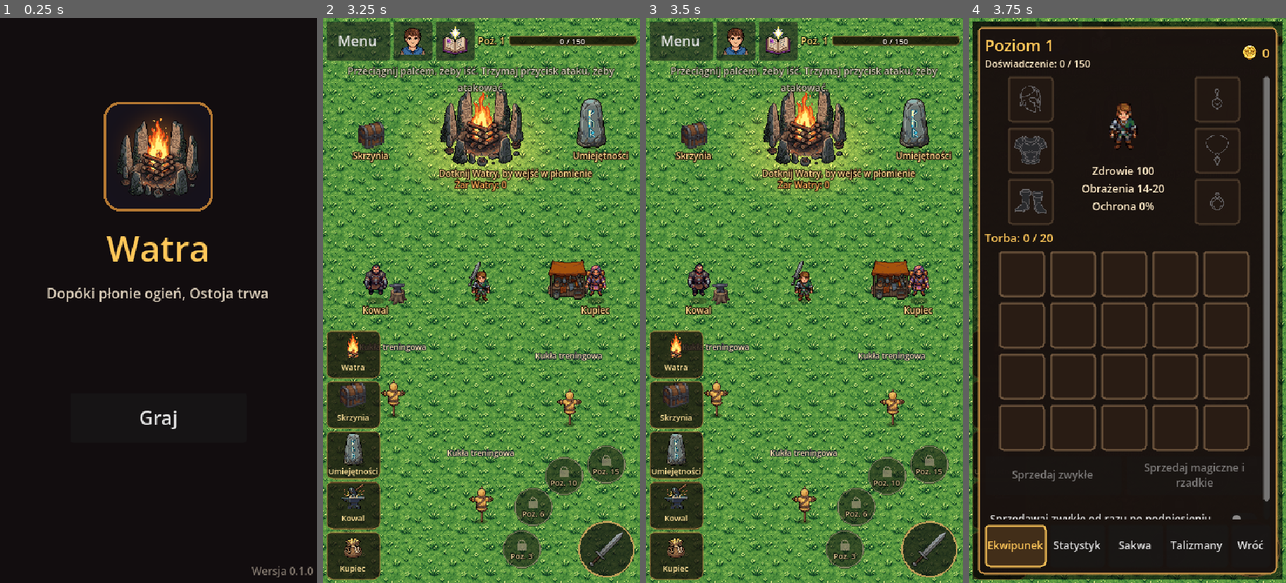
Above: before the commit, frames 1-4 (left to right).
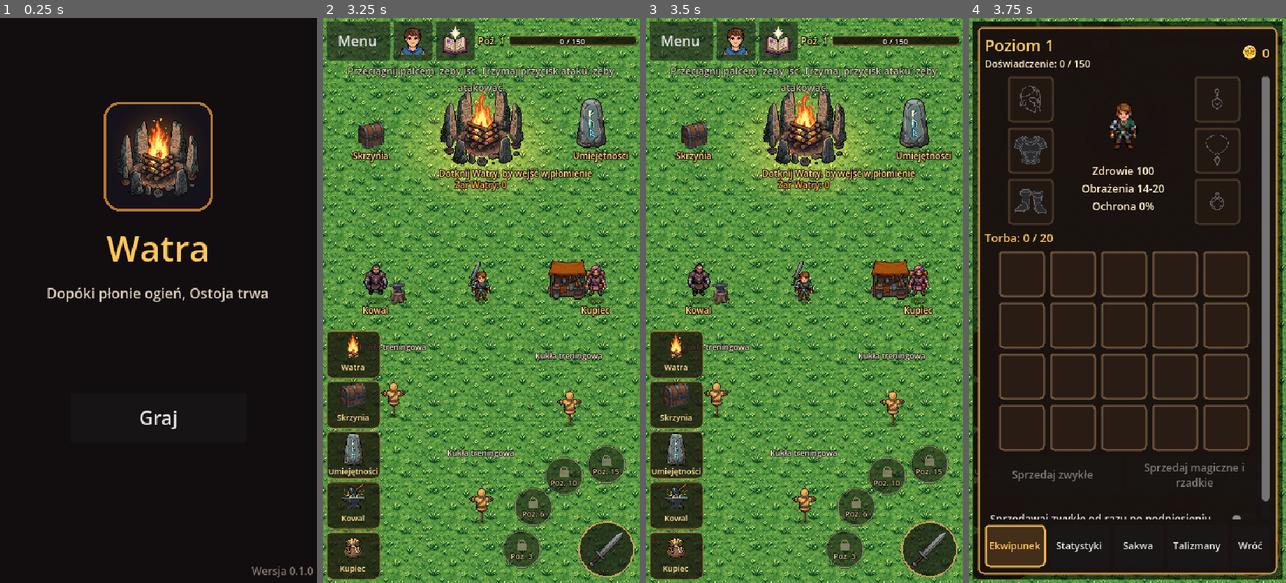
Above: after the commit, the same moments.

Repository: slota145/Watra-Mobile
Game: Godot game, scene res://scenes/main_menu.tscn
Same seed, same stepped clock (60 frames per second), same inputs: the game is played once before the commit and once after it. Sound files missing from this copy of the repository are replaced by a short silence.
Inputs (mouse positions are in pixels of both pictures, inside the frame that each line leads up to):
- Up to frame 1 (0.25 s): no input
- Up to frame 2 (3.25 s): click "Graj" at 0.5 s; click (481, 131) at 1.27 s; type "12" at 1.35 s; click "Graj" at 2 s; click "Nowa postać" at 2.75 s
- Up to frame 3 (3.5 s): no input
- Up to frame 4 (3.75 s): click (1057, 40) at 3.5 s

Frames 1-3 are identical in both runs. In frame 4, 1.3% of the frame differs, in the area x 6-95%, y 10-98%.

Commit message:
Przewijanie palcem po całych listach (wiersze i przyciski), szerszy pasek przewijania; okno talizmanów i aur mieści się w ekranie
Co-Authored-By: Claude Opus 5.5 <noreply@anthropic.com>
Claude-Session: https://claude.ai/code/session_01Ves32DHKtmwChMvFjsCDzM

Diff:
--- a/scripts/ui/base_window.gd
+++ b/scripts/ui/base_window.gd
@@ -60,6 +60,7 @@
 	head.add_child(currency_icon)
 	currency_label = label(head, "0", 15, GOLD)
 	scroll = ScrollContainer.new()
+	TouchUi.drag_scroll(scroll)  # przewijanie palcem po wierszach i przyciskach
 	scroll.size_flags_vertical = Control.SIZE_EXPAND_FILL
 	scroll.horizontal_scroll_mode = ScrollContainer.SCROLL_MODE_DISABLED
 	column.add_child(scroll)
--- a/scripts/ui/character_select.gd
+++ b/scripts/ui/character_select.gd
@@ -46,6 +46,7 @@
 	add_child(column)
 	column.add_child(_label(tr("Wybierz postać"), 24, GOLD))
 	var scroll := ScrollContainer.new()
+	TouchUi.drag_scroll(scroll)  # przewijanie palcem po wierszach i przyciskach
 	scroll.size_flags_vertical = Control.SIZE_EXPAND_FILL
 	scroll.horizontal_scroll_mode = ScrollContainer.SCROLL_MODE_DISABLED
 	column.add_child(scroll)
--- a/scripts/ui/dev_window.gd
+++ b/scripts/ui/dev_window.gd
@@ -69,6 +69,7 @@
 	panel.add_theme_stylebox_override("panel", style)
 	center.add_child(panel)
 	_scroll = ScrollContainer.new()
+	TouchUi.drag_scroll(_scroll)  # przewijanie palcem po wierszach i przyciskach
 	_scroll.horizontal_scroll_mode = ScrollContainer.SCROLL_MODE_DISABLED
 	panel.add_child(_scroll)
 	var margin := MarginContainer.new()  # miejsce na pasek przewijania z prawej
--- a/scripts/ui/gem_picker.gd
+++ b/scripts/ui/gem_picker.gd
@@ -77,6 +77,7 @@
 	title_label = _label(col, "", 16, GOLD, true)  # zawijane - długa nazwa nie rozpycha okna poza ekran
 	sub_label = _label(col, "", 11, DIM, true)
 	scroll = ScrollContainer.new()
+	TouchUi.drag_scroll(scroll)  # przewijanie palcem po wierszach i przyciskach
 	scroll.horizontal_scroll_mode = ScrollContainer.SCROLL_MODE_DISABLED
 	col.add_child(scroll)
 	list = VBoxContainer.new()
--- a/scripts/ui/hero_stats.gd
+++ b/scripts/ui/hero_stats.gd
@@ -163,6 +163,7 @@
 	_scroll.horizontal_scroll_mode = ScrollContainer.SCROLL_MODE_DISABLED
 	_scroll.size_flags_vertical = Control.SIZE_EXPAND_FILL
 	_column.add_child(_scroll)
+	TouchUi.drag_scroll(_scroll)  # przewijanie palcem po wierszach i przyciskach
 	var pages := VBoxContainer.new()
 	pages.size_flags_horizontal = Control.SIZE_EXPAND_FILL
 	_scroll.add_child(pages)
@@ -296,13 +297,13 @@
 	_column.add_child(tabs)
 	for t in TABS:
 		var b := _detail_button(tabs, tr(TAB_NAMES[t]))
-		b.add_theme_font_size_override("font_size", 12)
-		b.size_flags_stretch_ratio = 1.15 if t == "equip" or t == "talismans" else 1.0  # dłuższe nazwy
+		b.add_theme_font_size_override("font_size", 11)
+		b.size_flags_stretch_ratio = 1.2 if t == "equip" or t == "talismans" or t == "stats" else 1.0  # dłuższe nazwy
 		b.pressed.connect(set_tab.bind(t))
 		tab_buttons[t] = b
 	back_button = _detail_button(tabs, tr("Wróć"))
-	back_button.add_theme_font_size_override("font_size", 12)
-	back_button.size_flags_stretch_ratio = 0.7
+	back_button.add_theme_font_size_override("font_size", 11)
+	back_button.size_flags_stretch_ratio = 0.75
 	back_button.pressed.connect(close)
 	_make_detail()
 	picker = GemPicker.new()
@@ -725,19 +726,21 @@
 		icon.texture = Talismans.icon_of(id)
 		icon.expand_mode = TextureRect.EXPAND_IGNORE_SIZE
 		icon.stretch_mode = TextureRect.STRETCH_KEEP_ASPECT_CENTERED
-		icon.custom_minimum_size = Vector2(40, 40)
+		icon.custom_minimum_size = Vector2(34, 34)
 		icon.size_flags_vertical = Control.SIZE_SHRINK_CENTER
 		row.add_child(icon)
 		var col := VBoxContainer.new()
 		col.size_flags_horizontal = Control.SIZE_EXPAND_FILL
 		col.add_theme_constant_override("separation", 1)
 		row.add_child(col)
-		_label(col, tr("%s, poz. %d/%d") % [Talismans.name_of(id), lvl, Talismans.MAX_LEVEL], 14, Talismans.color_of(id))
+		var title := _label(col, tr("%s %d/%d") % [Talismans.name_of(id), lvl, Talismans.MAX_LEVEL], 13,
+				Talismans.color_of(id))
+		title.autowrap_mode = TextServer.AUTOWRAP_WORD_SMART  # długa nazwa z 10/10 rozpychała okno (zgłoszenie 20.11.2026)
 		var desc := _label(col, Talismans.effect_text(id, lvl), 11, TEXT)
 		desc.autowrap_mode = TextServer.AUTOWRAP_WORD_SMART
 		var b := Button.new()
 		b.text = tr("Zdejmij") if worn else tr("Załóż")
-		b.custom_minimum_size = Vector2(76, 44)
+		b.custom_minimum_size = Vector2(70, 44)
 		b.size_flags_vertical = Control.SIZE_SHRINK_CENTER
 		b.add_theme_font_size_override("font_size", 13)
 		if worn:
--- a/scripts/ui/pause_menu.gd
+++ b/scripts/ui/pause_menu.gd
@@ -63,6 +63,7 @@
 	panel.add_theme_stylebox_override("panel", style)
 	center.add_child(panel)
 	_scroll = ScrollContainer.new()
+	TouchUi.drag_scroll(_scroll)  # przewijanie palcem po wierszach i przyciskach
 	_scroll.horizontal_scroll_mode = ScrollContainer.SCROLL_MODE_DISABLED
 	panel.add_child(_scroll)
 	var column := VBoxContainer.new()
--- a/scripts/ui/run_result.gd
+++ b/scripts/ui/run_result.gd
@@ -48,6 +48,7 @@
 	# podsumowanie przewija się i zawija linie - długie „Odblokowano: …” nie wychodzą poza ekran (zgłoszenie autora
 	# 17.11.2026), a przyciski zostają na dole
 	var scroll := ScrollContainer.new()
+	TouchUi.drag_scroll(scroll)  # przewijanie palcem po wierszach i przyciskach
 	scroll.size_flags_vertical = Control.SIZE_EXPAND_FILL
 	scroll.horizontal_scroll_mode = ScrollContainer.SCROLL_MODE_DISABLED
 	column.add_child(scroll)
--- a/scripts/ui/skills_window.gd
+++ b/scripts/ui/skills_window.gd
@@ -156,6 +156,7 @@
 	tab_auras.custom_minimum_size.y = 44
 	tab_auras.pressed.connect(set_aura_mode)
 	var scroll := ScrollContainer.new()
+	TouchUi.drag_scroll(scroll)  # przewijanie palcem po wierszach i przyciskach
 	skill_scroll = scroll
 	scroll.horizontal_scroll_mode = ScrollContainer.SCROLL_MODE_DISABLED
 	scroll.size_flags_vertical = Control.SIZE_EXPAND_FILL
@@ -167,6 +168,7 @@
 	for i in Skills.ORDER.size():
 		_make_row(list, i)
 	aura_scroll = ScrollContainer.new()
+	TouchUi.drag_scroll(aura_scroll)  # przewijanie palcem po wierszach i przyciskach
 	aura_scroll.horizontal_scroll_mode = ScrollContainer.SCROLL_MODE_DISABLED
 	aura_scroll.size_flags_vertical = Control.SIZE_EXPAND_FILL
 	aura_scroll.visible = false
@@ -321,6 +323,7 @@
 		cap.custom_minimum_size = Vector2(58, 24)
 		socket_labels.append(cap)
 	var scroll := ScrollContainer.new()
+	TouchUi.drag_scroll(scroll)  # przewijanie palcem po wierszach i przyciskach
 	scroll.vertical_scroll_mode = ScrollContainer.SCROLL_MODE_DISABLED
 	scroll.custom_minimum_size = Vector2(0, 52)
 	gems_box.add_child(scroll)
@@ -693,8 +696,9 @@
 		col.size_flags_horizontal = Control.SIZE_EXPAND_FILL
 		col.add_theme_constant_override("separation", 1)
 		row.add_child(col)
-		var title := tr("%s, poz. %d/%d") % [Auras.name_of(id), lvl, Auras.MAX_LEVEL] if lvl > 0 else Auras.name_of(id)
-		_label(col, title, 14, Auras.color_of(id) if lvl > 0 else DIM)
+		var title := tr("%s %d/%d") % [Auras.name_of(id), lvl, Auras.MAX_LEVEL] if lvl > 0 else Auras.name_of(id)
+		var title_label := _label(col, title, 13, Auras.color_of(id) if lvl > 0 else DIM)
+		title_label.autowrap_mode = TextServer.AUTOWRAP_WORD_SMART  # długa nazwa z 10/10 nie rozpycha okna
 		_label(col, Auras.cost_text(id, maxi(lvl, 1), cut), 11, BLUE)
 		var desc := _label(col, Auras.effect_text(id, maxi(lvl, 1)), 11, TEXT if lvl > 0 else DIM)
 		desc.autowrap_mode = TextServer.AUTOWRAP_WORD_SMART
@@ -704,7 +708,7 @@
 			continue
 		var b := Button.new()
 		b.text = tr("Wyłącz") if on else tr("Włącz")
-		b.custom_minimum_size = Vector2(76, 44)
+		b.custom_minimum_size = Vector2(70, 44)
 		b.size_flags_vertical = Control.SIZE_SHRINK_CENTER
 		b.add_theme_font_size_override("font_size", 13)
 		if on:
--- a/scripts/ui/touch_ui.gd
+++ b/scripts/ui/touch_ui.gd
@@ -26,3 +26,38 @@
 		if _hit(child, pos):
 			return true
 	return false
+
+
+## Przewijanie palcem po całej liście (zgłoszenie autora 20.11.2026: lista przewijała się tylko w wąskich szczelinach
+## między wierszami, bo wiersze i przyciski łapały dotyk dla siebie). Kontrolki w środku `scroll` (także dodawane później,
+## np. przy odświeżeniu okna) dostają MOUSE_FILTER_PASS: stuknięcie nadal działa, a przeciągnięcie trafia do listy.
+## Pasek przewijania robi się szerszy (SCROLLBAR_WIDTH), żeby dało się go złapać palcem.
+const SCROLLBAR_WIDTH := 10.0
+
+
+static func drag_scroll(scroll: ScrollContainer) -> void:
+	scroll.get_v_scroll_bar().custom_minimum_size.x = SCROLLBAR_WIDTH
+	_pass_all(scroll)
+	var watch := func(n: Node) -> void:
+		if is_instance_valid(scroll) and n is Control and not n is ScrollBar and scroll.is_ancestor_of(n):
+			_pass_one(n as Control)
+	scroll.tree_entered.connect(func() -> void:
+		_pass_all(scroll)  # wiersze dodane, zanim lista trafiła na scenę
+		scroll.get_tree().node_added.connect(watch))
+	scroll.tree_exiting.connect(func() -> void: scroll.get_tree().node_added.disconnect(watch))
+	if scroll.is_inside_tree():
+		scroll.get_tree().node_added.connect(watch)
+
+
+static func _pass_all(node: Node) -> void:
+	for c in node.get_children(true):
+		if c is ScrollBar:
+			continue
+		if c is Control:
+			_pass_one(c as Control)
+		_pass_all(c)
+
+
+static func _pass_one(c: Control) -> void:
+	if c.mouse_filter == Control.MOUSE_FILTER_STOP:
+		c.mouse_filter = Control.MOUSE_FILTER_PASS
--- a/tests/test_touch_ui.gd
+++ b/tests/test_touch_ui.gd
@@ -1,6 +1,8 @@
 extends SceneTree
 ## Test dotyku nad interfejsem (zgłoszenie autora 15.11.2026): stuknięcie w przycisk górnego rzędu („Umiejętności”)
 ## nad skrzynią albo Watrą nie otwiera ich (TouchUi.covers), a stuknięcie w samą skrzynię i Watrę dalej działa.
+## Przewijanie palcem po listach (zgłoszenie 20.11.2026, TouchUi.drag_scroll): przeciągnięcie po wierszu i po przycisku
+## przewija listę talizmanów i aur, a przycisk przy tym się nie wciska; okno talizmanów mieści się w ekranie.
 
 var _failed := 0
 
@@ -81,6 +83,67 @@
 	await process_frame
 	_check(entered[0] == 1, "stuknięcie w samą Watrę działa")
 	arena.queue_free()
+	await process_frame
+	await _test_drag_scroll(game)
 	DirAccess.remove_absolute(game.save_path)
 	print("WYNIK: %s" % ("wszystko OK" if _failed == 0 else "%d błędów" % _failed))
 	quit(1 if _failed else 0)
+
+
+## Przeciągnięcie palcem od `from` do `to` (prawdziwa droga dotyku - Input.parse_input_event).
+func _drag(from: Vector2, to: Vector2) -> void:
+	var t := InputEventScreenTouch.new()
+	t.position = from
+	t.pressed = true
+	Input.parse_input_event(t)
+	await process_frame
+	for i in 10:
+		var d := InputEventScreenDrag.new()
+		d.position = from.lerp(to, (i + 1) / 10.0)
+		d.relative = (to - from) / 10.0
+		Input.parse_input_event(d)
+		await process_frame
+	var r := InputEventScreenTouch.new()
+	r.position = to
+	Input.parse_input_event(r)
+	await process_frame
+
+
+func _test_drag_scroll(game: Node) -> void:
+	game.reset_hero()
+	for id in Talismans.ORDER:
+		game.talismans[id] = Talismans.MAX_LEVEL
+	for id in Auras.ORDER:
+		game.auras[id] = Auras.MAX_LEVEL
+	var arena: Node = load("res://scenes/prototype.tscn").instantiate()
+	root.add_child(arena)
+	await create_timer(0.5).timeout
+	arena.open_stats()
+	var win: HeroStats = arena.stats_window
+	win.set_tab("talismans")
+	win.refresh()
+	await create_timer(0.2).timeout
+	var screen := root.get_visible_rect().size
+	_check(win.size.x <= screen.x and win.page_talismans.get_combined_minimum_size().x <= win._scroll.size.x,
+			"okno talizmanów (wszystkie na 10. poziomie) mieści się w ekranie")
+	await _drag(Vector2(150, 500), Vector2(150, 300))
+	_check(win._scroll.scroll_vertical > 0, "przeciągnięcie po wierszu przewija listę talizmanów")
+	win._scroll.scroll_vertical = 0
+	await create_timer(0.3).timeout
+	var row_button: Button = win.talisman_list.get_child(1).find_children("*", "Button", true, false)[0]
+	var at := row_button.get_global_rect().get_center()
+	await _drag(at, at - Vector2(0, 150))
+	_check(win._scroll.scroll_vertical > 0 and game.talisman_slots == ["", "", ""],
+			"przeciągnięcie po przycisku przewija listę i go nie wciska")
+	win.close()
+	arena.open_skills()
+	var sw: SkillsWindow = arena.skills_window
+	sw.set_aura_mode()
+	await create_timer(0.2).timeout
+	await _drag(Vector2(150, 450), Vector2(150, 250))
+	_check(sw.aura_scroll.scroll_vertical > 0, "przeciągnięcie po wierszu przewija listę aur")
+	_check(sw.aura_scroll.get_v_scroll_bar().size.x >= TouchUi.SCROLLBAR_WIDTH, "szerszy pasek przewijania")
+	sw.close()
+	arena.queue_free()
+	await process_frame
+	game.reset_hero()
--- a/translations/teksty.csv
+++ b/translations/teksty.csv
@@ -383,7 +383,6 @@
 "na poz. %d","at lv. %d","hero_stats.gd"
 "Poziom %d","Level %d","hero_stats.gd, level_picker.gd, unlocks_window.gd"
 "Torba: %d / %d","","hero_stats.gd, shop_window.gd, smith_window.gd, stash_window.gd"
-"%s, poz. %d/%d","","hero_stats.gd, skills_window.gd"
 "Sakwa pusta - kamienie wypadają w lochach od poziomu %d.","","hero_stats.gd, skills_window.gd"
 "Zdejmij","Remove","hero_stats.gd, skills_window.gd"
 "puste","","hero_stats.gd, skills_window.gd"
Not shown, changed: docs/historia.md
